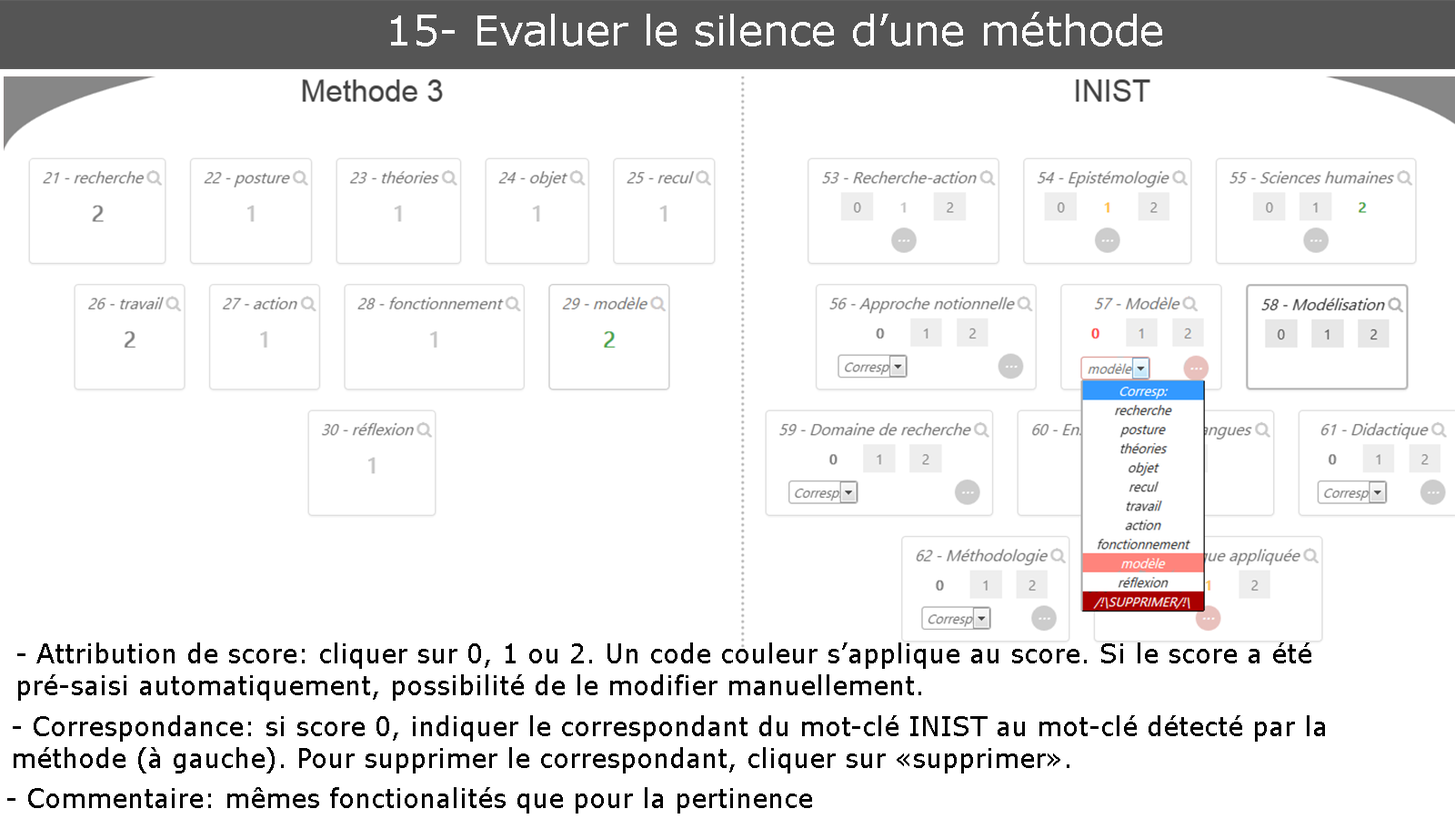
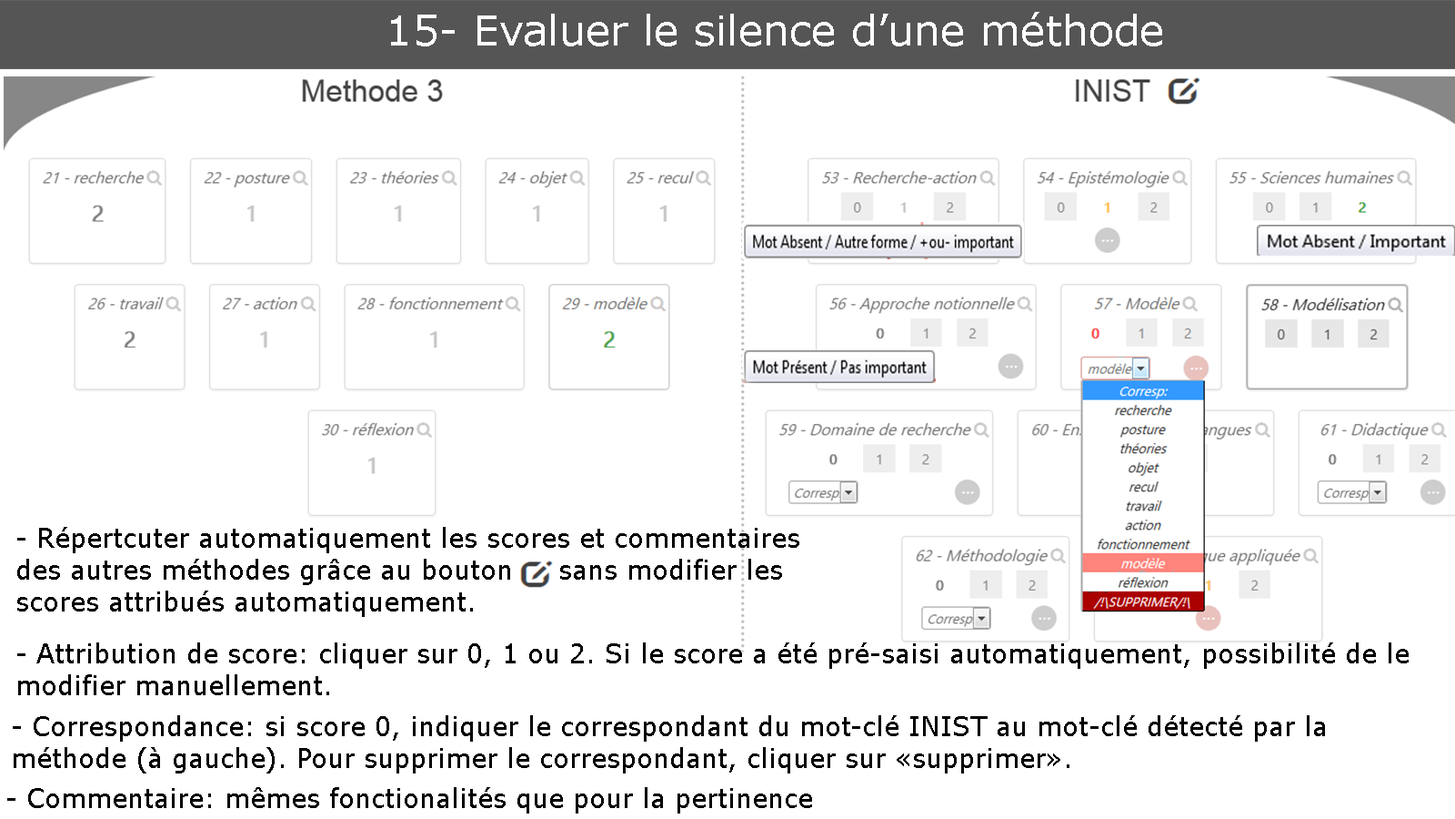
The second 1455 x 819 image is a revision of the first. Changes to its layers:
added layer "infobullScore2Silence" above "infoBullscore1Silence" over (1257, 224, 1455, 256)
added layer "infoBullscore1Silence" above "infoBullScore0silence" over (742, 221, 1025, 260)
added layer "infoBullScore0silence" above "repercussionAutoScoreCommentaire copie" over (742, 350, 936, 383)
added layer "repercussionAutoScoreCommentaire copie" above "repercussionAutoScoreCommentaire" over (519, 559, 554, 588)
added layer "repercussionAutoScoreCommentaire" above "15- Evaluer le silence d’une méthode" over (1166, 76, 1202, 105)
added layer "- Répertcuter automatiquement les scores et commentaires des au" above "- Attribution de score: cliquer sur 0, 1 ou 2. Si le score a ét" over (17, 526, 800, 617)
renamed "- Attribution de score: cliquer sur 0, 1 ou 2. Un code couleur" to "- Attribution de score: cliquer sur 0, 1 ou 2. Si le score a ét", painted on it over (18, 642, 1409, 701)
